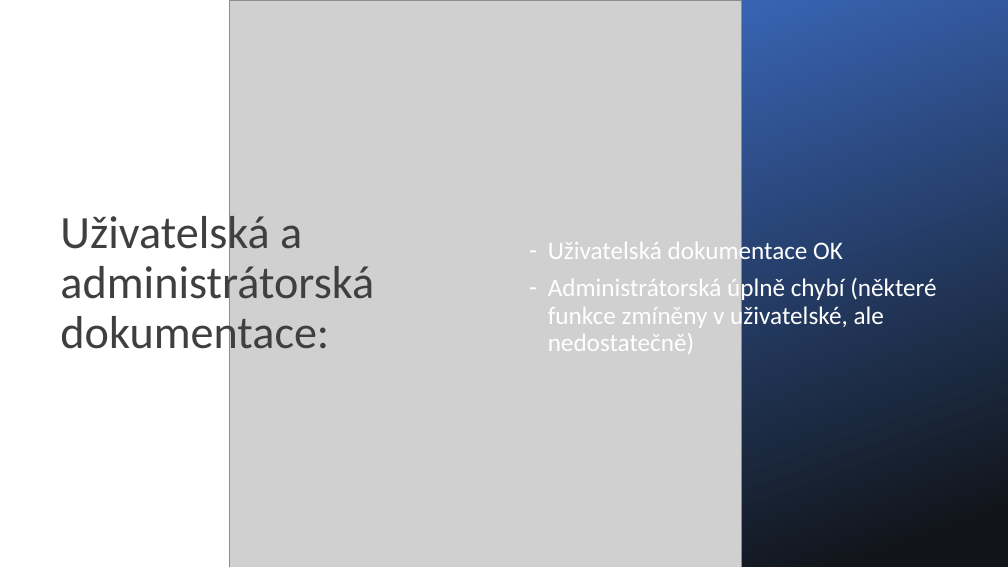
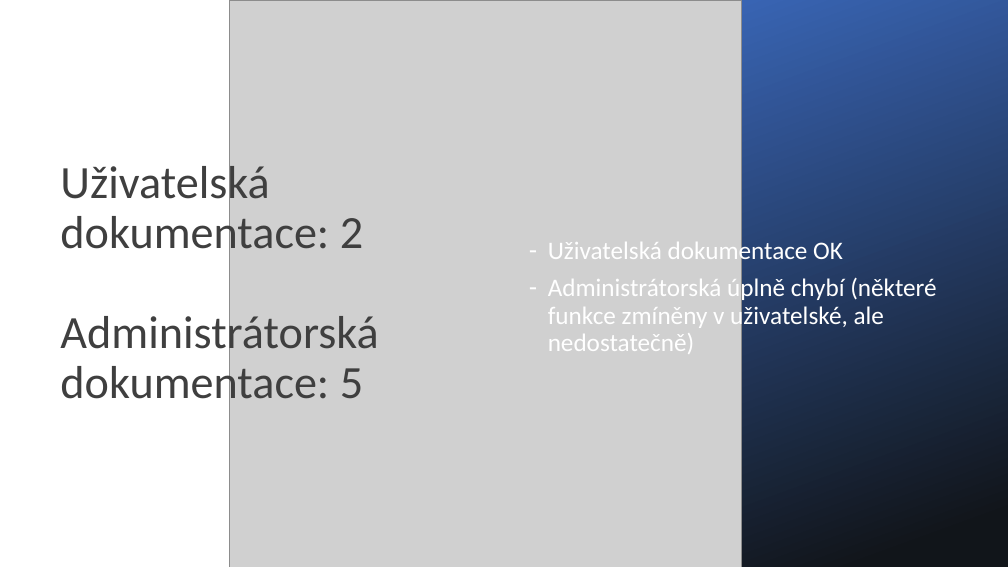
Before and after one commit to grenade-vspj/grenade_skolni-projekt, a slide deck: slide 11 of Dokumenty/Oponentura/Hodnocení týmu Kostello.pptx. Drawn at 1008x567 pixels with LibreOffice and Linux fonts; fonts in the diff are those of the drawing; grey boxes stand for pictures. Boxes give left, top, right and bottom in pixels: in the first picture for what was removed or moved away, otherwise in the second. Text is boxed around its words. In the diff, an @@ line names an element or a change of style, - is before the commit and + after.

```diff
--- a/Dokumenty/Oponentura/Hodnocení týmu Kostello.pptx
+++ b/Dokumenty/Oponentura/Hodnocení týmu Kostello.pptx
@@ title at <box>60,160,378,409</box>: text changed @@
-Uživatelská a administrátorská dokumentace:
+Uživatelská dokumentace: 2
+Administrátorská dokumentace: 5
```
Also in this commit, not shown: 6 other slides changed, 1 other file.
